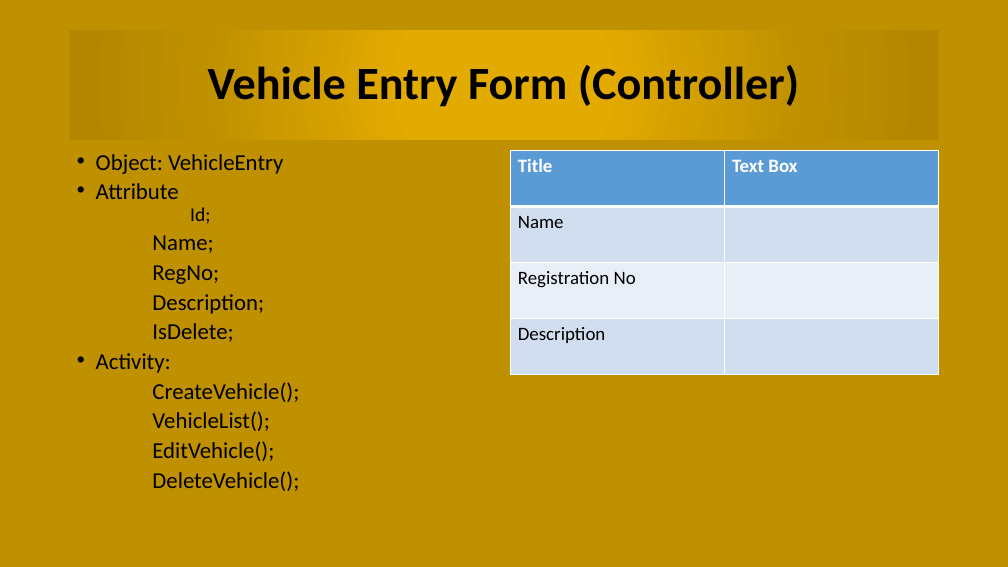
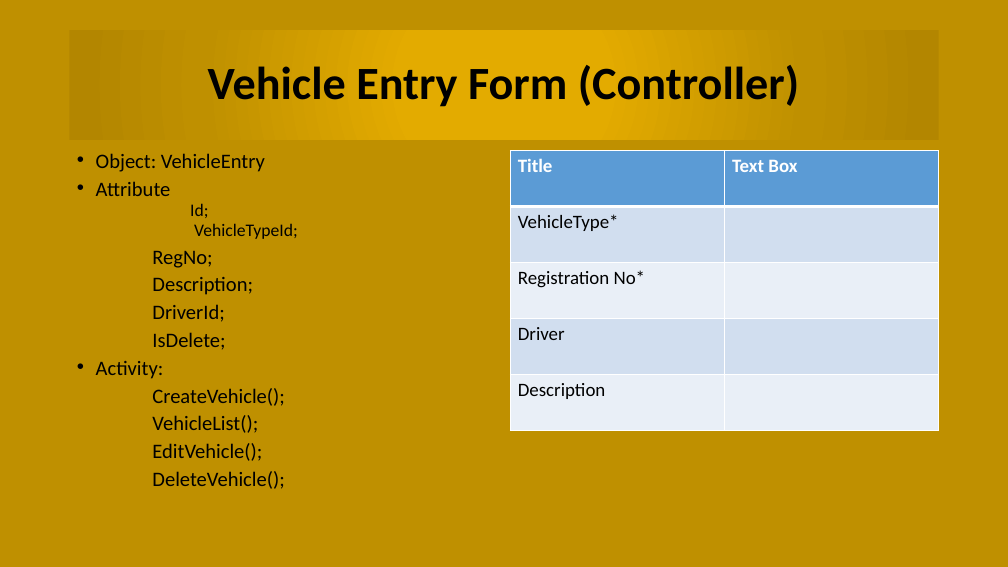
Before and after one commit to chittoranjan/BCCVehicleManagemant, a slide deck: slide 7 of Document/Vehicle Management Presentation.pptx (slide 6 before the commit). Drawn at 1008x567 pixels with LibreOffice and Linux fonts; fonts in the diff are those of the drawing. Boxes give left, top, right and bottom in pixels: in the first picture for what was removed or moved away, otherwise in the second. Text is boxed around its words. In the diff, an @@ line names an element or a change of style, - is before the commit and + after.

```diff
--- a/Document/Vehicle Management Presentation.pptx
+++ b/Document/Vehicle Management Presentation.pptx
@@ text at [96,153,284,489]: size 21.7 to 19.6 pt in "Object: VehicleEntry", "Attribute", "RegNo;", "Description;" and 6 more places; size 18.6 to 16.8 pt in "Id;" @@
@@ table at [510,151,938,431] @@
-row 2: Name | 
-row 3: Registration No | 
+row 2: VehicleType* | 
+row 3: Registration No* | 
+row 4: Driver | 
@@ text at [194,223,298,239]: text changed; size 21.7 to 16.8 pt @@
-Name;
+  VehicleTypeId;
@@ text at [152,304,224,322]: paragraph added @@
+DriverId;
```
Also in this commit, not shown: 2 other slides changed, 1 slide added, 8 other files.
